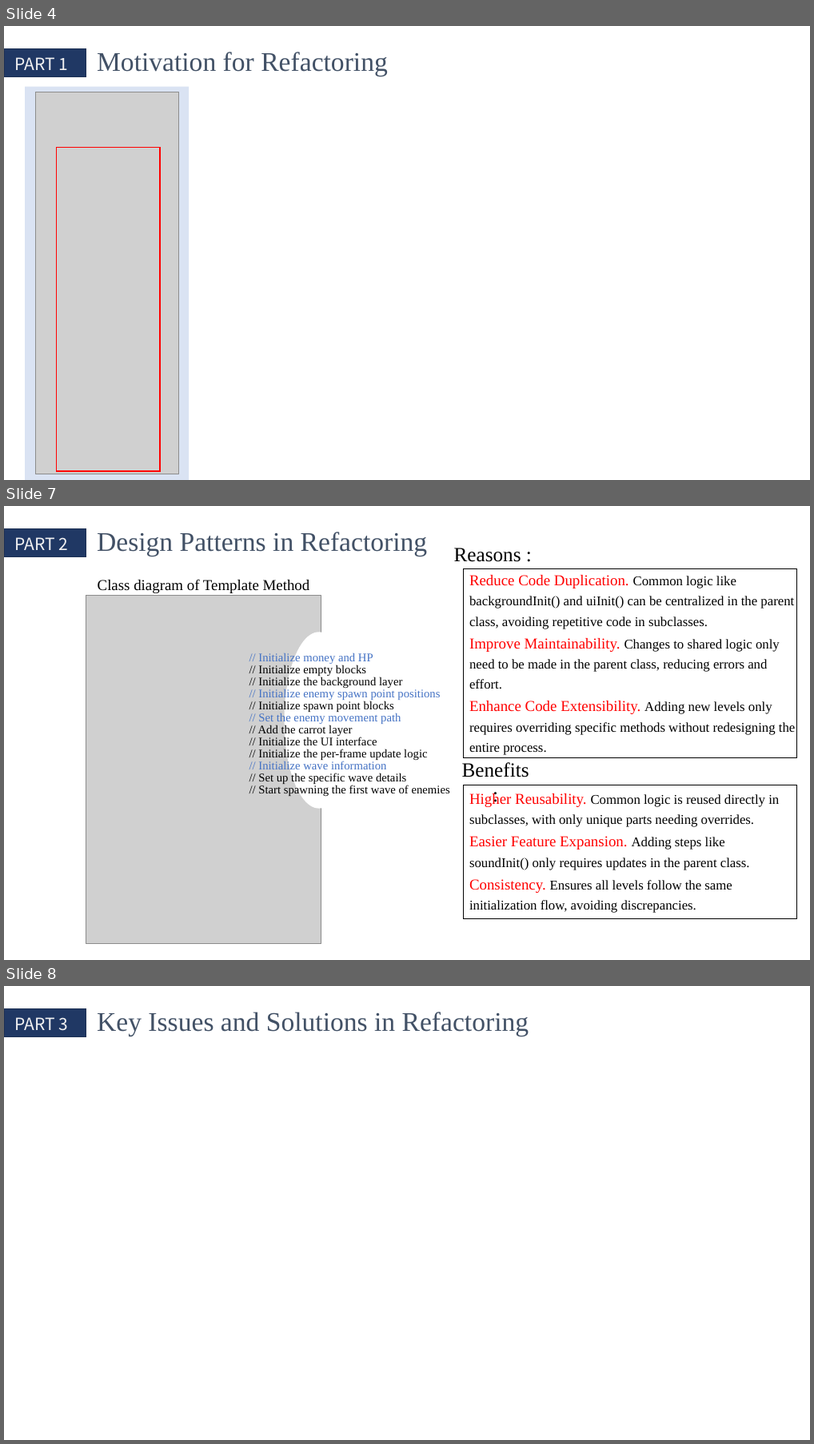
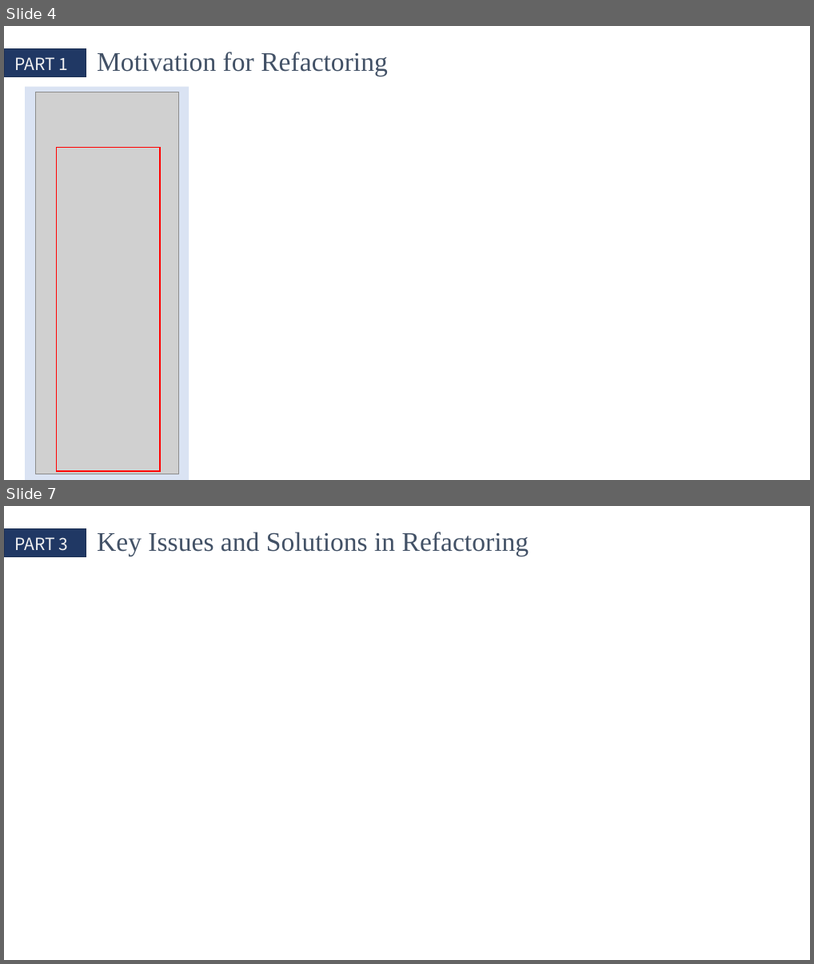
Before and after one commit to QinCheng0928/Cocos2d, a slide deck: 文档/DesignPattern.pptx. Shown one above the other, each under a label of ours: slides 4, 7 and 8 before the commit, slides 4 and 7 after it; the slides between them are not shown. The pictures are 814x1444 and 814x964 pixels, drawn with LibreOffice and Linux fonts; fonts in the diff are those of the drawing; grey boxes stand for pictures. Boxes give left, top, right and bottom in pixels: in the first picture for what was removed or moved away, otherwise in the second. Text is boxed around its words. In the diff, an @@ line names an element or a change of style, - is before the commit and + after.

```diff
--- a/文档/DesignPattern.pptx
+++ b/文档/DesignPattern.pptx
@@ slide 7 removed at (4,506,810,960), background #FFFFFF @@
@@ rectangle removed at (4,529,86,557) @@
@@ text removed at (14,537,68,550) @@
-PART 2
@@ text removed at (97,532,428,556) @@
-Design Patterns in Refactoring
@@ text removed at (454,548,522,562) @@
-Reasons :
@@ rectangle removed at (464,569,797,758) @@
@@ text removed at (470,575,795,755) @@
-Reduce Code Duplication. Common logic like backgroundInit() and uiInit() can be centralized in the parent class, avoiding repetitive code in subclasses.
-Improve Maintainability. Changes to shared logic only need to be made in the parent class, reducing errors and effort.
-Enhance Code Extensibility. Adding new levels only requires overriding specific methods without redesigning the entire process.
@@ picture removed at (86,596,321,944) @@
@@ text removed at (98,579,310,593) @@
-Class diagram of Template Method
@@ ellipse removed at (285,632,354,808) @@
@@ text removed at (258,652,450,796) @@
-// Initialize money and HP
-// Initialize empty blocks
-// Initialize the background layer
-// Initialize enemy spawn point positions
-// Initialize spawn point blocks
-// Set the enemy movement path
-// Add the carrot layer
-// Initialize the UI interface
-// Initialize the per-frame update logic
-// Initialize wave information
-// Set up the specific wave details
-// Start spawning the first wave of enemies
@@ text removed at (462,762,530,777) @@
-Benefits :
@@ rectangle removed at (464,785,797,919) @@
@@ text removed at (470,793,779,912) @@
-Higher Reusability. Common logic is reused directly in subclasses, with only unique parts needing overrides.
-Easier Feature Expansion. Adding steps like soundInit() only requires updates in the parent class.
-Consistency. Ensures all levels follow the same initialization flow, avoiding discrepancies.
@@ what was slide 8 is now slide 7 @@
```
Also in this commit, not shown: 4 slides changed, 5 other files.
